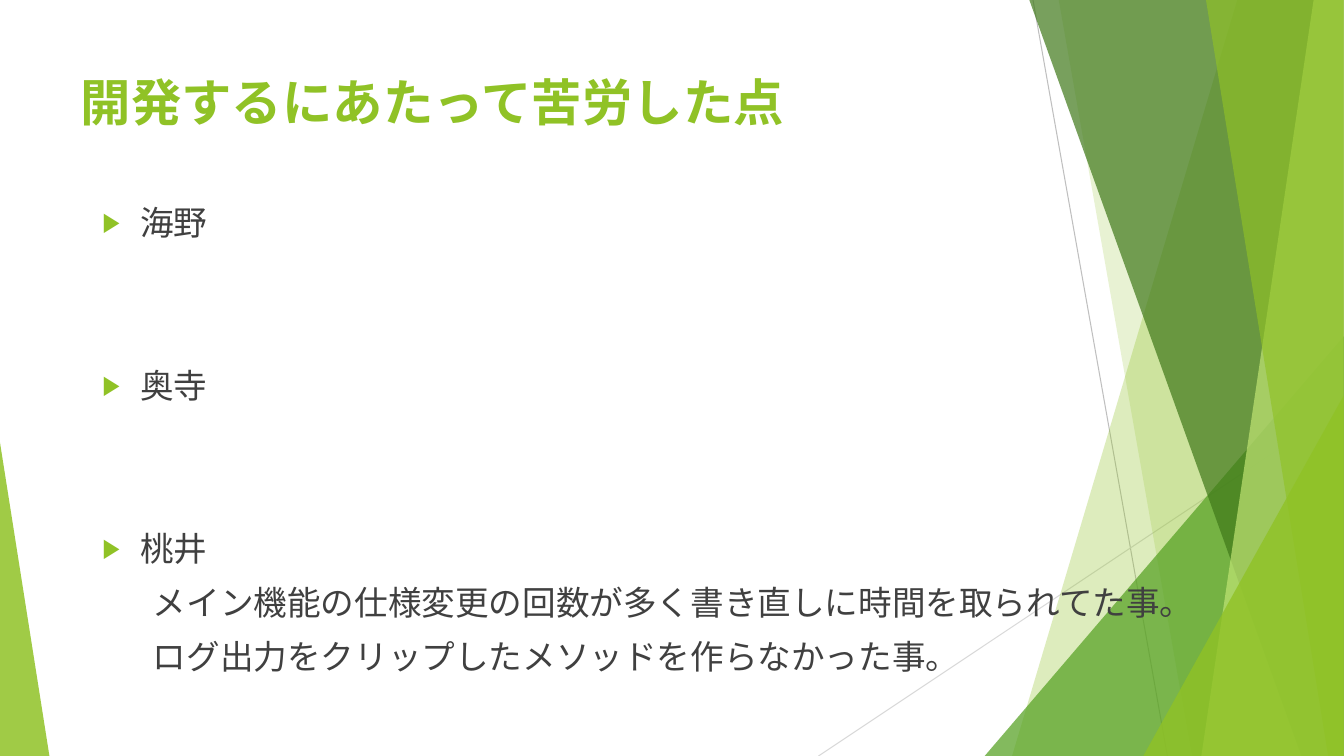
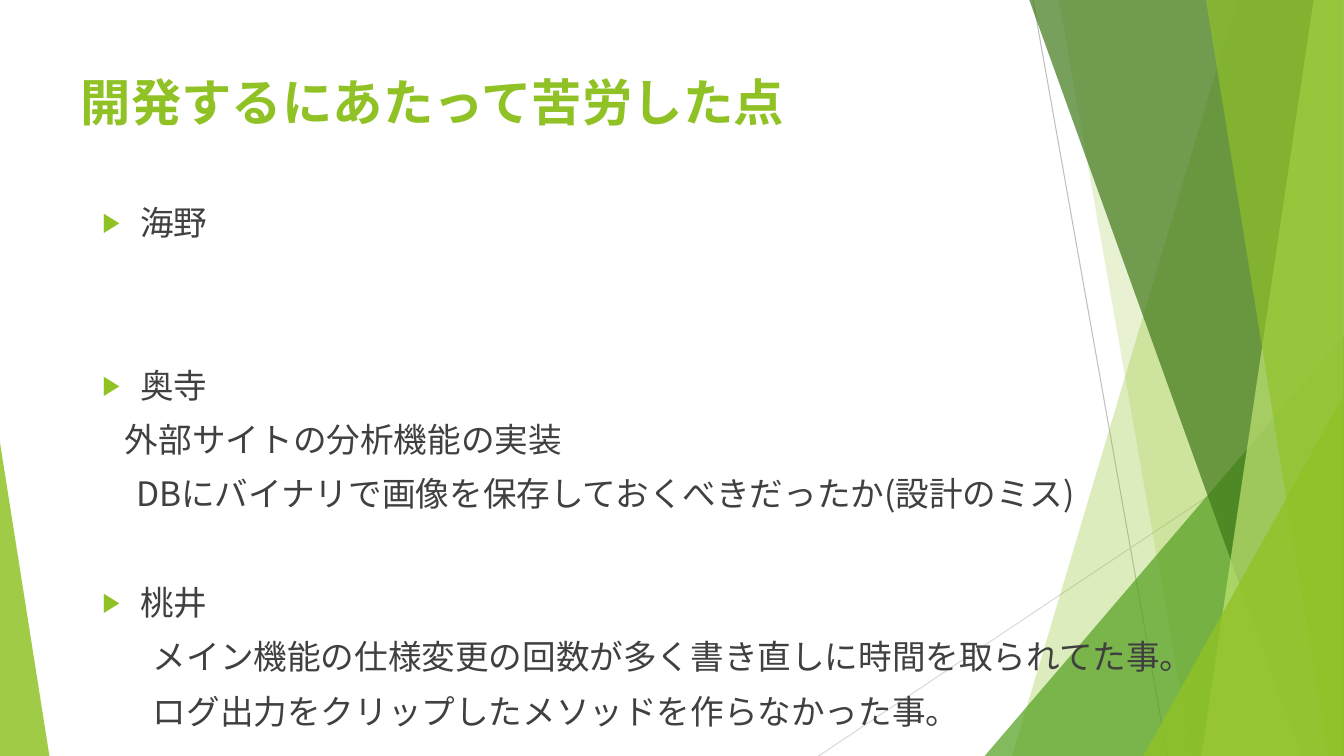
Before and after one commit to ColorSchemeSystem/CSS, a slide deck: slide 8 of CSS_プレゼン資料.pptx (slide 7 before the commit). Drawn at 1344x756 pixels with LibreOffice and Linux fonts; fonts in the diff are those of the drawing. Boxes give left, top, right and bottom in pixels: in the first picture for what was removed or moved away, otherwise in the second. Text is boxed around its words. In the diff, an @@ line names an element or a change of style, - is before the commit and + after.

```diff
--- a/CSS_プレゼン資料.pptx
+++ b/CSS_プレゼン資料.pptx
@@ text at <box>125,423,1075,513</box>: paragraphs added @@
+外部サイトの分析機能の実装
+DBにバイナリで画像を保存しておくべきだったか(設計のミス)
```
Also in this commit, not shown: 1 slide added.
